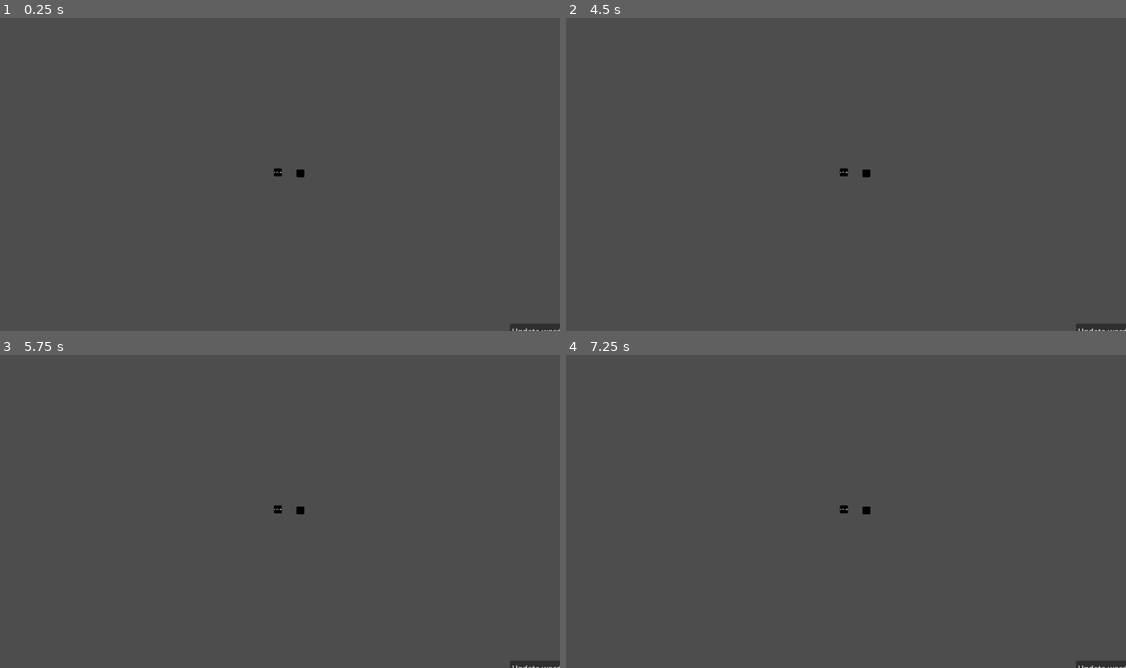
Above: before the commit, frames 1-4 (two rows, left to right).
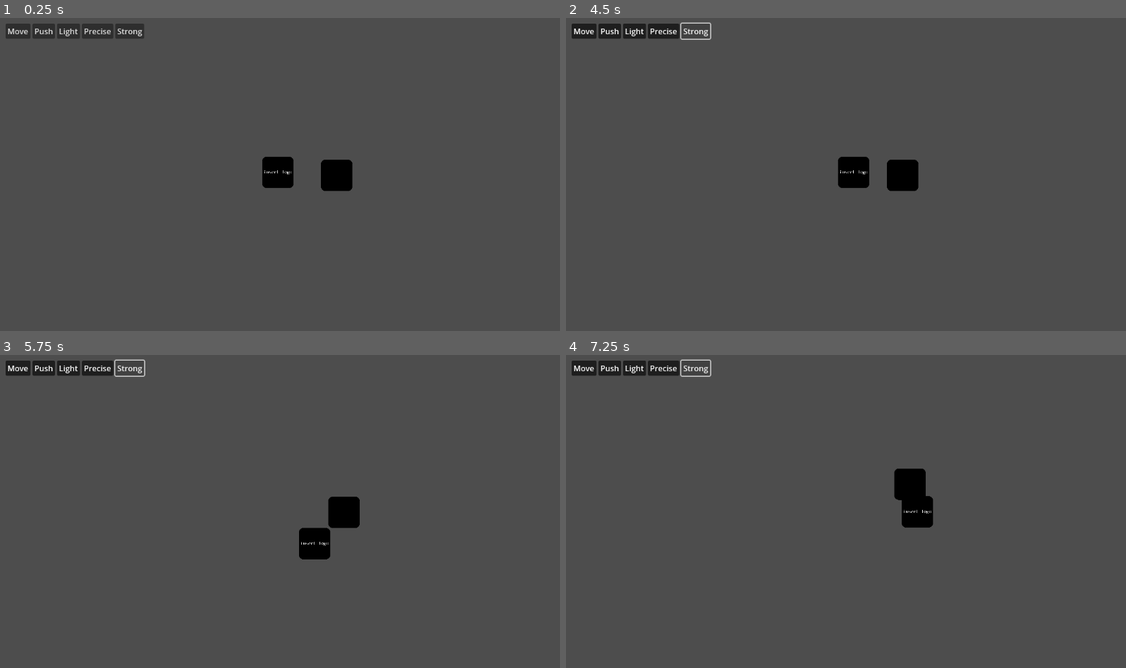
Above: after the commit, the same moments.

Repository: GeordieTomo/ludum-dare-58
Game: Godot game, scene res://environment/levels/test_level.tscn
Two runs of this game, one before a commit and one after it. Both use one fixed random seed, a clock stepped at 60 frames per second and the inputs below.
Inputs (mouse positions are in pixels of both pictures, inside the frame that each line leads up to):
- Up to frame 1 (0.25 s): no input
- Up to frame 2 (4.5 s): click (582, 30) at 0.5 s, where only the run after the commit has a clickable "Move"; click (610, 30) at 1.25 s, where only the run after the commit has a clickable "Push"; click (633, 30) at 2 s, where only the run after the commit has a clickable "Light"; click (661, 30) at 2.75 s, where only the run after the commit has a clickable "Precise"; click (694, 30) at 3.5 s, where only the run after the commit has a clickable "Strong"; tap Enter at 4.25 s; hold Right (right) from 4.28 s (still down)
- Up to frame 3 (5.75 s): release Right (right) at 5.03 s; hold Down (down) from 5.03 s (still down)
- Up to frame 4 (7.25 s): release Down (down) at 5.78 s; hold Right (right) 5.78-6.53 s; hold Up (up) from 6.53 s (still down)

The runs differ from the first frame. In frame 1, 2.3% of the frame differs, in the area x 1-100%, y 1-100%; in frame 2, 2.2%; in frame 3, 2.3%; in frame 4, 2.3%.

Commit message:
word cloud toggle buttons

Diff:
--- a/environment/levels/test_level.tscn
+++ b/environment/levels/test_level.tscn
@@ -1,10 +1,7 @@
-[gd_scene load_steps=5 format=3 uid="uid://d1njpdc420slk"]
+[gd_scene load_steps=3 format=3 uid="uid://d1njpdc420slk"]
 
 [ext_resource type="PackedScene" uid="uid://c4vun81r65hwg" path="res://environment/player/player.tscn" id="1_wv683"]
-[ext_resource type="Script" uid="uid://d2w3j7p4iaq2h" path="res://environment/rock.gd" id="2_26t1u"]
-[ext_resource type="Texture2D" uid="uid://bc6dyg3em5280" path="res://textures/small-icon.png" id="3_kgn2n"]
-
-[sub_resource type="RectangleShape2D" id="RectangleShape2D_4ptq8"]
+[ext_resource type="PackedScene" uid="uid://3l07hsqs21m1" path="res://environment/rock.tscn" id="2_eanm7"]
 
 [node name="TestLevel" type="Node2D"]
 
@@ -12,20 +9,5 @@
 collision_layer = 2
 collision_mask = 3
 
-[node name="Rock" type="RigidBody2D" parent="."]
-modulate = Color(0, 0, 0, 1)
-position = Vector2(46, 2)
-collision_layer = 4
-collision_mask = 7
-gravity_scale = 0.0
-lock_rotation = true
-linear_damp = 50.0
-script = ExtResource("2_26t1u")
-can_move_evaluation_words = Array[int]([1])
-
-[node name="CollisionShape2D" type="CollisionShape2D" parent="Rock"]
-shape = SubResource("RectangleShape2D_4ptq8")
-
-[node name="Sprite2D" type="Sprite2D" parent="Rock"]
-scale = Vector2(0.05, 0.05)
-texture = ExtResource("3_kgn2n")
+[node name="Rock" parent="." instance=ExtResource("2_eanm7")]
+position = Vector2(120, 6)
--- a/environment/player/character_controller.gd
+++ b/environment/player/character_controller.gd
@@ -1,7 +1,7 @@
 extends CharacterBody2D
 
 # 100 pixels per second
-const BASE_MOVE_SPEED = 100.
+const BASE_MOVE_SPEED = 300.
 # move speed multiplier
 var move_speed : float = 1.
 var can_move : bool = false
--- a/environment/player/player.tscn
+++ b/environment/player/player.tscn
@@ -4,6 +4,7 @@
 [ext_resource type="Texture2D" uid="uid://bc6dyg3em5280" path="res://textures/small-icon.png" id="2_onrkg"]
 
 [sub_resource type="RectangleShape2D" id="RectangleShape2D_onrkg"]
+size = Vector2(60, 60)
 
 [node name="player" type="CharacterBody2D"]
 motion_mode = 1
@@ -12,7 +13,7 @@
 fast_evaluation_words = Array[int]([6])
 
 [node name="Sprite2D" type="Sprite2D" parent="."]
-scale = Vector2(0.05, 0.05)
+scale = Vector2(0.2, 0.2)
 texture = ExtResource("2_onrkg")
 
 [node name="CollisionShape2D" type="CollisionShape2D" parent="."]
--- /dev/null
+++ b/environment/rock.tscn
@@ -0,0 +1,24 @@
+[gd_scene load_steps=4 format=3 uid="uid://3l07hsqs21m1"]
+
+[ext_resource type="Script" uid="uid://d2w3j7p4iaq2h" path="res://environment/rock.gd" id="1_uywka"]
+[ext_resource type="Texture2D" uid="uid://bc6dyg3em5280" path="res://textures/small-icon.png" id="2_bogj8"]
+
+[sub_resource type="RectangleShape2D" id="RectangleShape2D_4ptq8"]
+size = Vector2(60, 60)
+
+[node name="Rock" type="RigidBody2D"]
+modulate = Color(0, 0, 0, 1)
+collision_layer = 4
+collision_mask = 7
+gravity_scale = 0.0
+lock_rotation = true
+linear_damp = 50.0
+script = ExtResource("1_uywka")
+can_move_evaluation_words = Array[int]([1])
+
+[node name="CollisionShape2D" type="CollisionShape2D" parent="."]
+shape = SubResource("RectangleShape2D_4ptq8")
+
+[node name="Sprite2D" type="Sprite2D" parent="."]
+scale = Vector2(0.2, 0.2)
+texture = ExtResource("2_bogj8")
--- a/globals/enums.gd
+++ b/globals/enums.gd
@@ -9,3 +9,6 @@
 	Steady,
 	Fast
 }
+
+func get_string_from_enum(word : AllWords) -> String:
+	return str(AllWords.keys()[word])
--- /dev/null
+++ b/main_theme.tres
@@ -0,0 +1,3 @@
+[gd_resource type="Theme" format=3 uid="uid://cj3y7my0xsrcs"]
+
+[resource]
--- a/word_cloud/word_cloud.gd
+++ b/word_cloud/word_cloud.gd
@@ -1,30 +1,25 @@
 extends Node
 
-@export var word_ui_template : PackedScene
-
 @export var words_that_can_be_used : Array[Enums.AllWords] = []
-@export var words_that_are_selected : Array[Enums.AllWords] = []
-@onready var update_word_list = %update_word_list
+@export var words_that_are_selected : Dictionary = {}
 
 var word_ui_toggles : Array[Node2D]
 
 signal selected_words_changed
 
 func _ready():
-	instantiate_word_ui()
-	update_word_list.pressed.connect(update_words_selected)
+	add_words_to_selection_dictionary()
 
-func instantiate_word_ui():
-	for word in words_that_can_be_used:
-		create_word_toggle_ui(word)
+func add_words_to_selection_dictionary():
+	for word in Enums.AllWords.values():
+		if not words_that_are_selected.has(word):
+			words_that_are_selected[word] = false
 
-func create_word_toggle_ui(word: Enums.AllWords):
-	pass
-
-func toggle_word_selected(word: Enums.AllWords):
+func set_word_selected_state(word: Enums.AllWords, new_state: bool):
 	# check if word is selected, and then toggle its state
+	words_that_are_selected[word] = new_state
+	print_debug(Enums.get_string_from_enum(word), ": ", new_state)
 	update_words_selected()
-	pass
 
 func update_words_selected():
 	selected_words_changed.emit()
@@ -38,4 +33,4 @@
 	return score
 
 func check_if_word_is_selected(word: Enums.AllWords) -> bool:
-	return words_that_are_selected.has(word)
+	return words_that_are_selected[word]
--- /dev/null
+++ b/word_cloud/word_cloud_display.gd
@@ -0,0 +1,19 @@
+extends Control
+
+@export var word_ui_template : PackedScene
+
+func _ready():
+	instantiate_word_ui()
+
+func instantiate_word_ui():
+	for word in WordCloud.words_that_can_be_used:
+		create_word_toggle_ui(word)
+
+func create_word_toggle_ui(word: Enums.AllWords):
+	var new_word_toggle : WordToggle = word_ui_template.instantiate()
+	new_word_toggle.toggled.connect(word_toggled.bind(word))
+	new_word_toggle.text = Enums.get_string_from_enum(word)
+	add_child(new_word_toggle)
+
+func word_toggled(toggled_on: bool, word: Enums.AllWords):
+	WordCloud.set_word_selected_state(word, toggled_on)
--- a/word_cloud/word_cloud_scene.tscn
+++ b/word_cloud/word_cloud_scene.tscn
@@ -1,25 +1,34 @@
-[gd_scene load_steps=2 format=3 uid="uid://c8qtmupowsosw"]
+[gd_scene load_steps=4 format=3 uid="uid://c8qtmupowsosw"]
 
 [ext_resource type="Script" uid="uid://bwo8g75o1b1aw" path="res://word_cloud/word_cloud.gd" id="1_y24nb"]
+[ext_resource type="Script" uid="uid://uip2ypr7vub5" path="res://word_cloud/word_cloud_display.gd" id="2_hk23b"]
+[ext_resource type="PackedScene" uid="uid://cep348itqkp7x" path="res://word_cloud/word_toggle.tscn" id="3_widb8"]
 
-[node name="word_cloud" type="Node"]
+[node name="word_cloud" type="Control"]
+layout_mode = 3
+anchor_left = -0.5
+anchor_top = -0.5
+anchor_right = 0.5
+anchor_bottom = 0.5
+grow_horizontal = 2
+grow_vertical = 2
 script = ExtResource("1_y24nb")
 words_that_can_be_used = Array[int]([0, 1, 2, 3, 4])
-words_that_are_selected = Array[int]([0])
 
-[node name="update_word_list" type="Button" parent="."]
-unique_name_in_owner = true
-anchors_preset = 8
-anchor_left = 0.5
-anchor_top = 0.5
-anchor_right = 0.5
-anchor_bottom = 0.5
-offset_left = -24.0
-offset_top = -15.5
-offset_right = 24.0
-offset_bottom = 15.5
+[node name="MarginContainer" type="MarginContainer" parent="."]
+layout_mode = 1
+anchors_preset = 15
+anchor_right = 1.0
+anchor_bottom = 1.0
 grow_horizontal = 2
 grow_vertical = 2
-size_flags_horizontal = 4
-size_flags_vertical = 4
-text = "Update word cloud signal"
+theme_override_constants/margin_left = 20
+theme_override_constants/margin_top = 20
+theme_override_constants/margin_right = 20
+theme_override_constants/margin_bottom = 20
+
+[node name="WordDisplay" type="GridContainer" parent="MarginContainer"]
+layout_mode = 2
+columns = 8
+script = ExtResource("2_hk23b")
+word_ui_template = ExtResource("3_widb8")
--- /dev/null
+++ b/word_cloud/word_toggle.gd
@@ -0,0 +1,2 @@
+extends Button
+class_name WordToggle
--- /dev/null
+++ b/word_cloud/word_toggle.tscn
@@ -0,0 +1,13 @@
+[gd_scene load_steps=2 format=3 uid="uid://cep348itqkp7x"]
+
+[ext_resource type="Script" uid="uid://bq08i0m887r88" path="res://word_cloud/word_toggle.gd" id="1_e55ru"]
+
+[node name="WordToggle" type="Button"]
+anchors_preset = 15
+anchor_right = 1.0
+anchor_bottom = 1.0
+grow_horizontal = 2
+grow_vertical = 2
+toggle_mode = true
+text = "word"
+script = ExtResource("1_e55ru")
Not shown, added: word_cloud/word_cloud_display.gd.uid
Not shown, added: word_cloud/word_toggle.gd.uid
